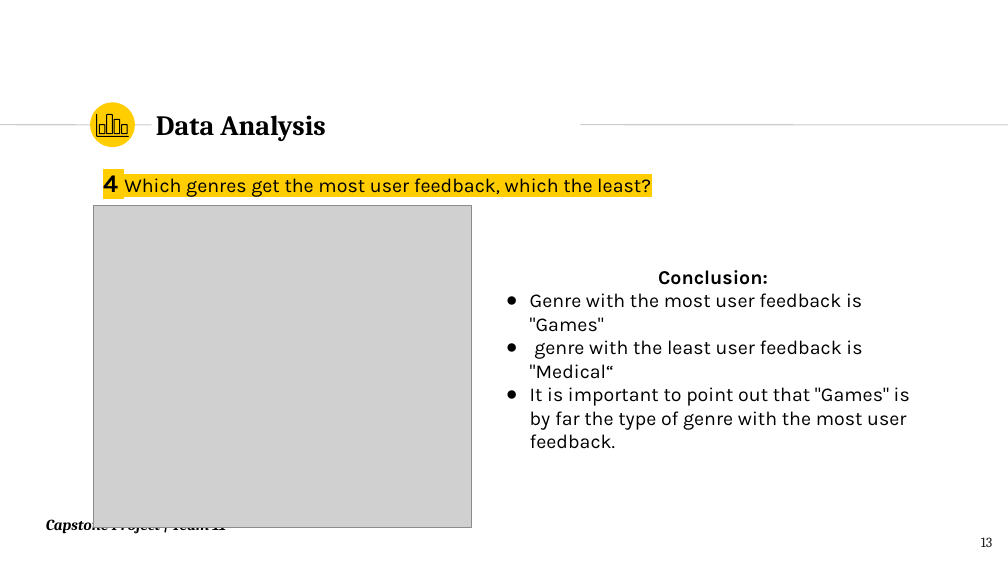
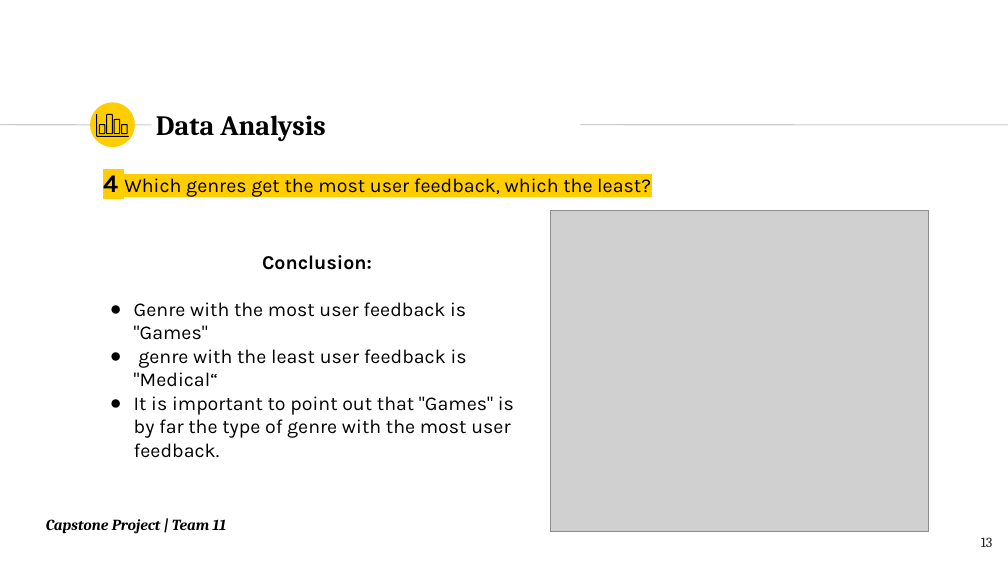
Before and after one commit to DanielaNy/Pyladies_Amsterdam_Capstone_Project, a slide deck: slide 13 of Team_11_Capstone_PyladiesAms_v.3.pptx. Drawn at 1008x567 pixels with LibreOffice and Linux fonts; fonts in the diff are those of the drawing; grey boxes stand for pictures. Boxes give left, top, right and bottom in pixels: in the first picture for what was removed or moved away, otherwise in the second. Text is boxed around its words. In the diff, an @@ line names an element or a change of style, - is before the commit and + after.

```diff
--- a/Team_11_Capstone_PyladiesAms_v.3.pptx
+++ b/Team_11_Capstone_PyladiesAms_v.3.pptx
@@ picture: place and size @@
-picture at (93,206,471,527)
+picture at (550,211,928,532)
@@ text "Conclusion:" rewrapped from (530,270,910,449) to (134,255,514,458) @@
```
Also in this commit, not shown: 10 other slides changed.
